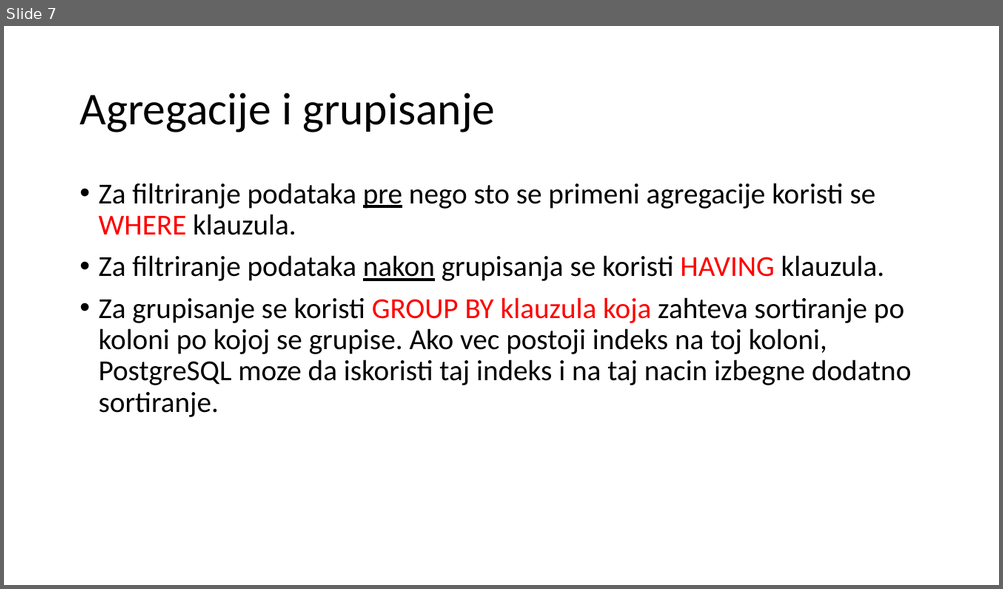
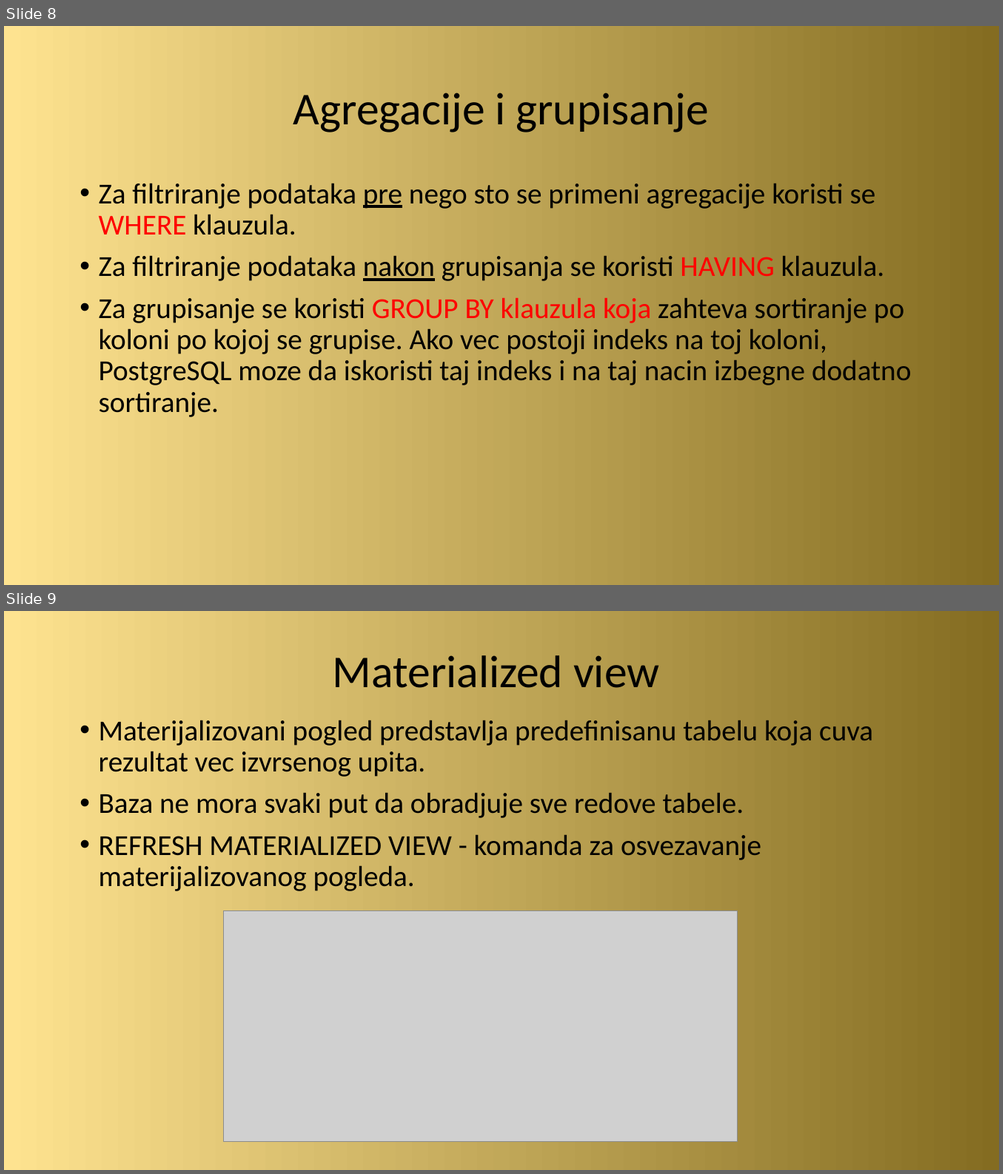
Before and after one commit to zvasiccc/Sistemi-za-upravljanje-bazama-podataka-seminarski-1, a slide deck: Optimizacija upita kod PostgreSQL baze podataka.pptx. Shown one above the other, each under a label of ours: slide 7 before the commit, slides 8 and 9 after it. The pictures are 1003x589 and 1003x1174 pixels, drawn with LibreOffice and Linux fonts; fonts in the diff are those of the drawing; grey boxes stand for pictures. Boxes give left, top, right and bottom in pixels: in the first picture for what was removed or moved away, otherwise in the second. Text is boxed around its words. In the diff, an @@ line names an element or a change of style, - is before the commit and + after.

```diff
--- a/Optimizacija upita kod PostgreSQL baze podataka.pptx
+++ b/Optimizacija upita kod PostgreSQL baze podataka.pptx
@@ slide 9 added at (4, 611, 999, 1170), background gradient #FEE390 to #846C21 @@
@@ title added at (333, 655, 659, 688), 44 pt, text #000000 @@
+Materialized view
@@ text added at (99, 720, 873, 891), 28 pt, text #000000 @@
+• Materijalizovani pogled predstavlja predefinisanu tabelu koja cuva rezultat vec izvrsenog upita.
+• Baza ne mora svaki put da obradjuje sve redove tabele.
+• REFRESH MATERIALIZED VIEW - komanda za osvezavanje materijalizovanog pogleda.
@@ picture added at (223, 911, 737, 1142) @@
@@ what was slide 7 is now slide 8 @@
@@ slide 8 changed as well @@
@@ background #FFFFFF to gradient #FEE390 to #846C21 @@
@@ title "Agregacije i grupisanje" at (293, 93, 708, 133): alignment left to centre @@
```
Also in this commit, not shown: 6 other slides changed, 2 other slides added, 1 slide removed, 2 other files.
